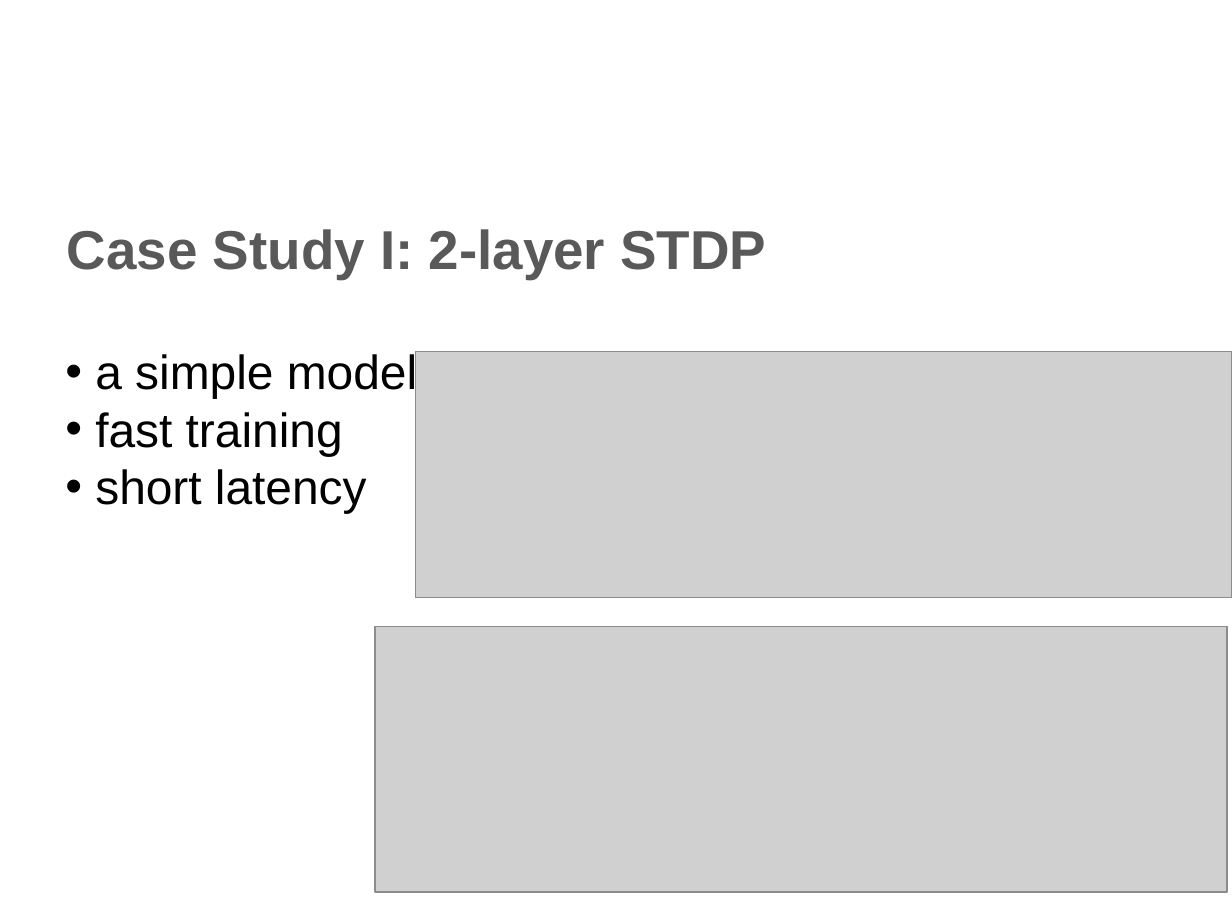
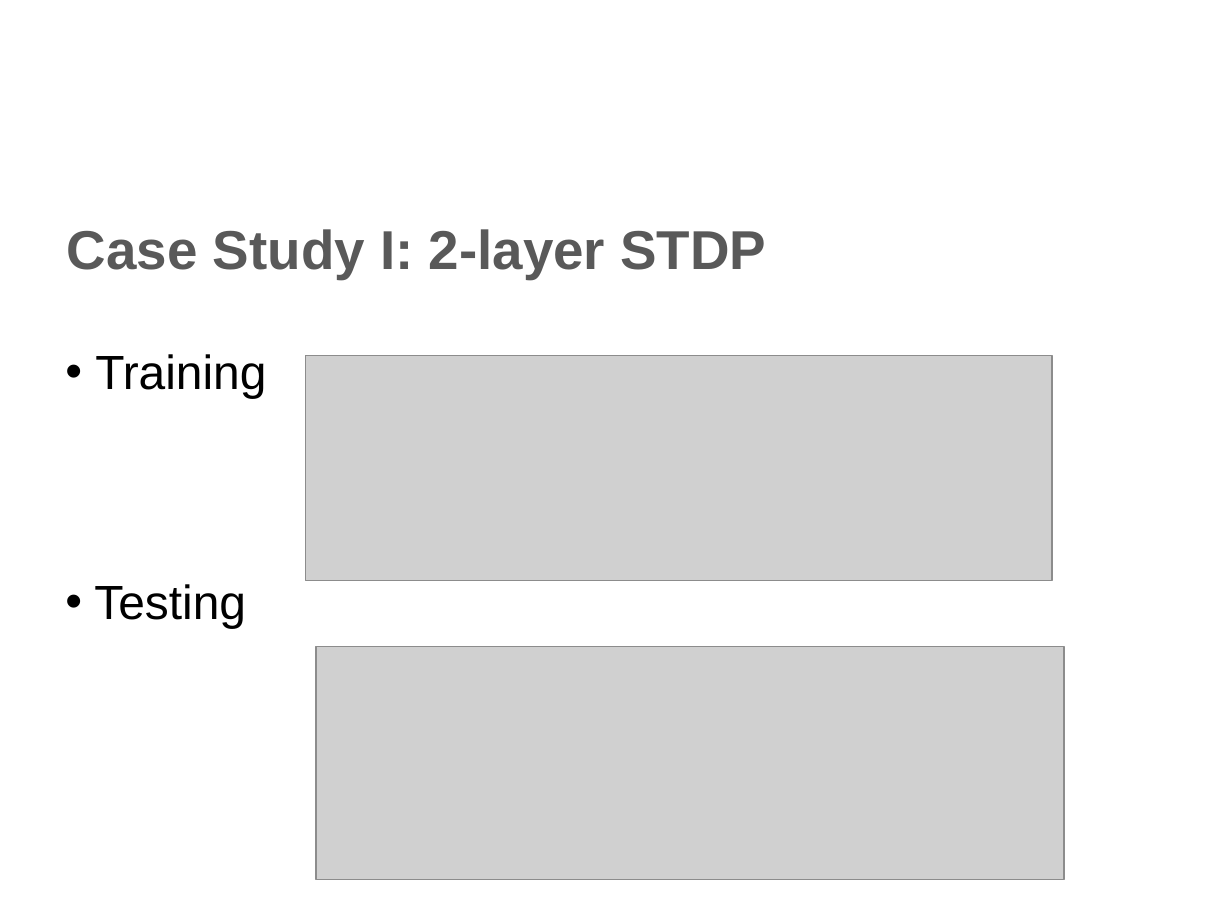
Before and after one commit to qian-liu/2nd_year_short_report, a slide deck: slide 12 of 2nd_year_int.pptx (slide 9 before the commit). Drawn at 1232x924 pixels with LibreOffice and Linux fonts; fonts in the diff are those of the drawing; grey boxes stand for pictures; background and template pictures are left out. Boxes give left, top, right and bottom in pixels: in the first picture for what was removed or moved away, otherwise in the second. Text is boxed around its words. In the diff, an @@ line names an element or a change of style, - is before the commit and + after.

```diff
--- a/2nd_year_int.pptx
+++ b/2nd_year_int.pptx
@@ text at bbox=[94, 354, 266, 629]: text changed @@
-• a simple model
-• fast training
-• short latency
+• Training
+• Testing
@@ picture: place and size @@
-picture at bbox=[415, 351, 1232, 598]
+picture at bbox=[306, 355, 1052, 580]
@@ picture: place and size @@
-picture at bbox=[375, 627, 1227, 892]
+picture at bbox=[315, 647, 1063, 880]
```
Also in this commit, not shown: 7 other slides changed, 4 slides added, 1 slide removed, 1 other file.
